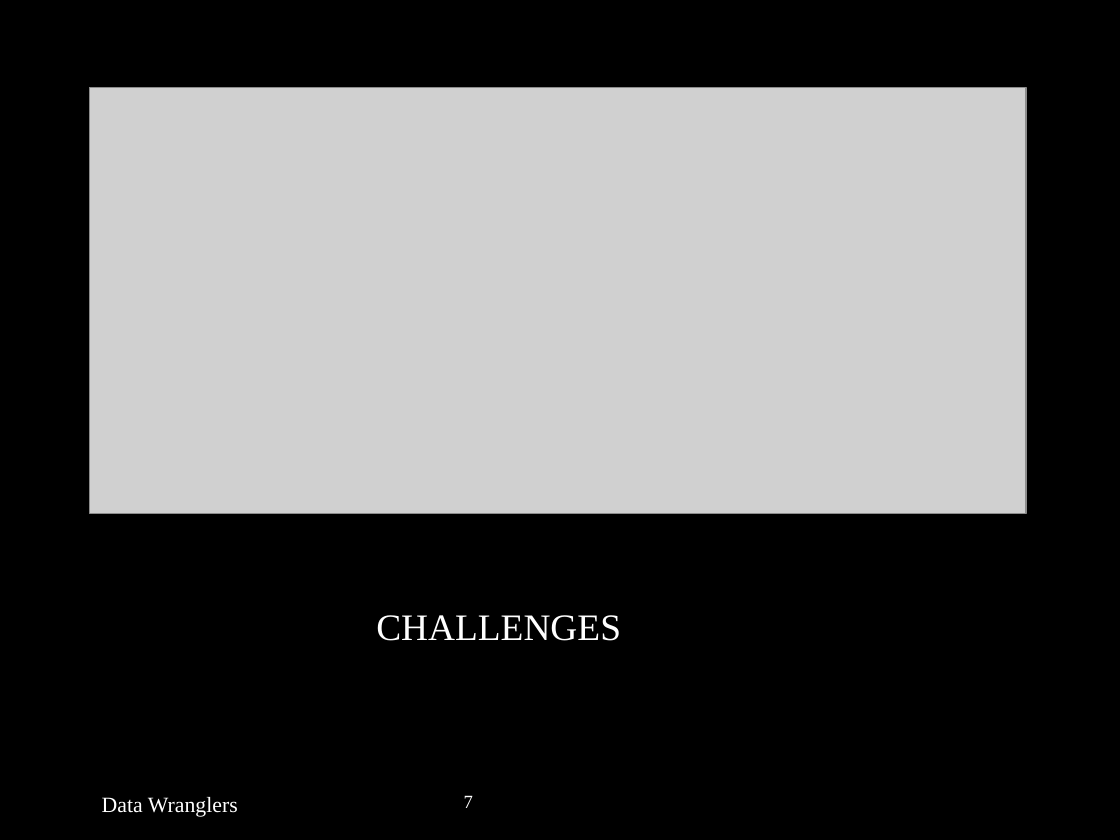
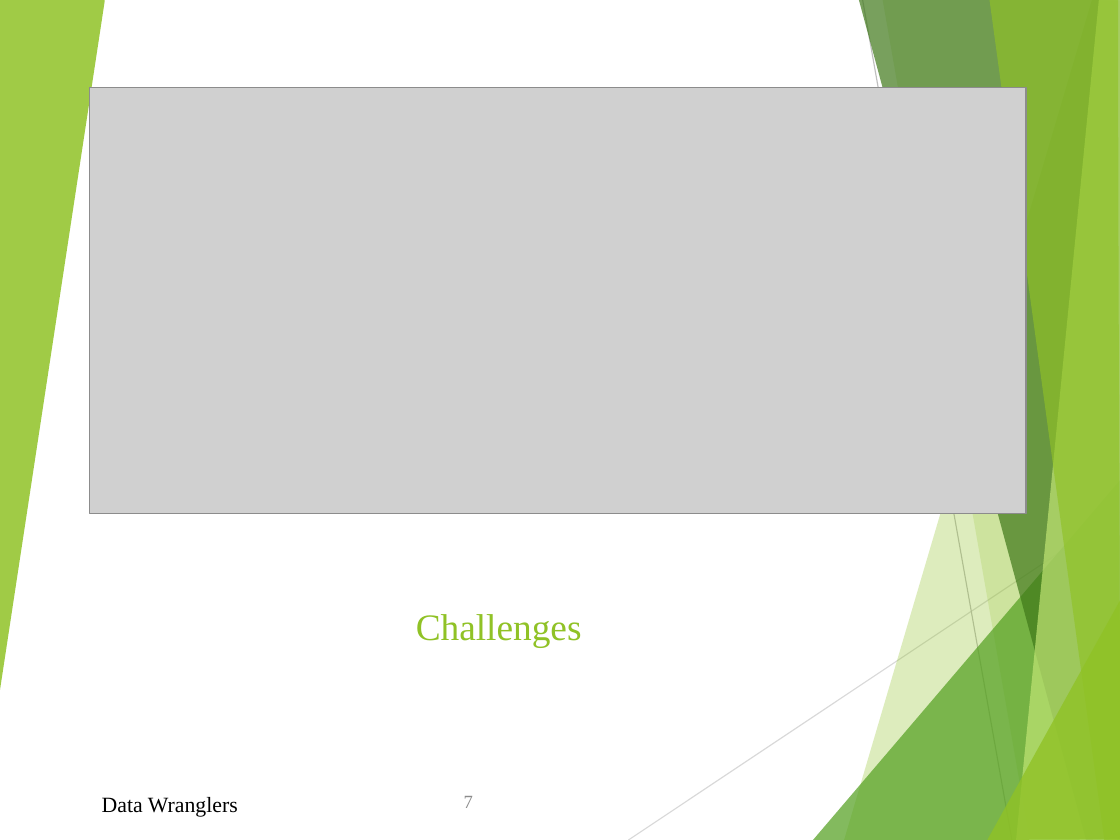
Before and after one commit to prasoons/ProjectDW, a slide deck: slide 16 of DATA-422-Data Wrangling Group Project.pptx (slide 7 before the commit). Drawn at 1120x840 pixels with LibreOffice and Linux fonts; fonts in the diff are those of the drawing; grey boxes stand for pictures; background and template pictures are left out. Boxes give left, top, right and bottom in pixels: in the first picture for what was removed or moved away, otherwise in the second. Text is boxed around its words. In the diff, an @@ line names an element or a change of style, - is before the commit and + after.

```diff
--- a/DATA-422-Data Wrangling Group Project.pptx
+++ b/DATA-422-Data Wrangling Group Project.pptx
@@ background #000000 to #FFFFFF @@
@@ group added at bbox=[0, 0, 1120, 840]: 8 freeform shapes, 2 lines @@
@@ rounded rectangle removed at bbox=[94, 87, 866, 513] @@
@@ title at bbox=[416, 614, 582, 648]: text changed; text colour #FFFFFF to #90C226 @@
-CHALLENGES
+Challenges
@@ text "7" at bbox=[464, 796, 473, 808]: text colour #FFFFFF to #8C8C8C @@
@@ text "Data Wranglers" at bbox=[102, 797, 238, 817]: text colour #FFFFFF to #000000 @@
```
Also in this commit, not shown: 6 other slides changed, 10 slides added, 2 slides removed.
